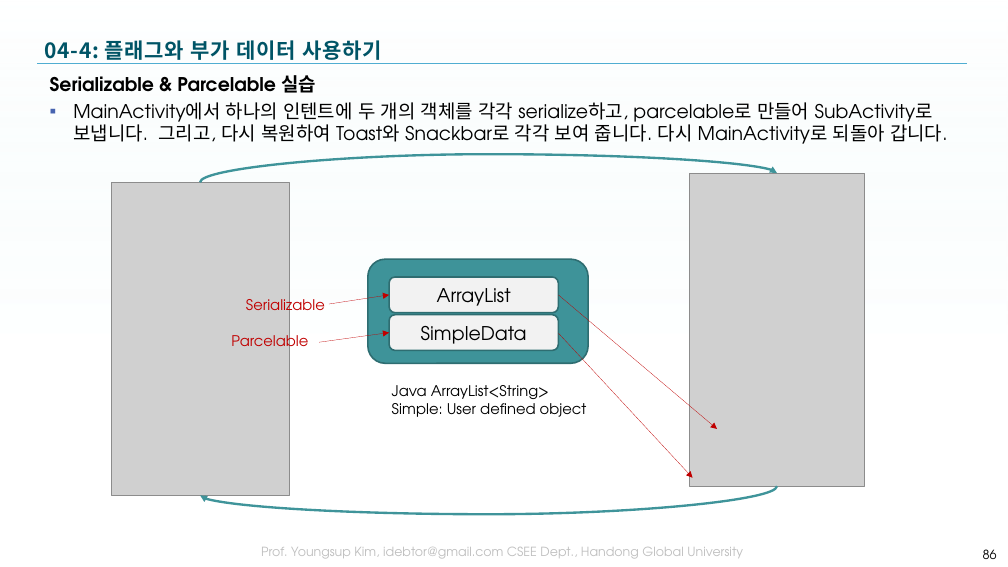
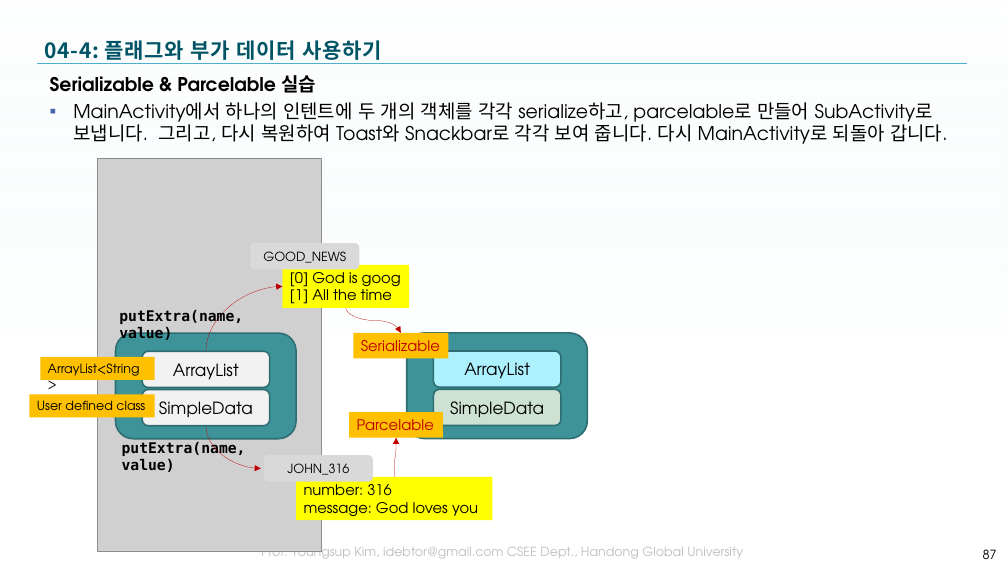
Before and after one commit to tae7841/HuStarAS, a slide deck: slide 87 of ppts/04Activity.pptx (slide 86 before the commit). Drawn at 1008x567 pixels with LibreOffice and Linux fonts; fonts in the diff are those of the drawing; grey boxes stand for pictures; background and template pictures are left out. Boxes give left, top, right and bottom in pixels: in the first picture for what was removed or moved away, otherwise in the second. Text is boxed around its words. In the diff, an @@ line names an element or a change of style, - is before the commit and + after.

```diff
--- a/ppts/04Activity.pptx
+++ b/ppts/04Activity.pptx
@@ picture resized from (x1=111, y1=182, x2=289, y2=495) to (x1=98, y1=159, x2=321, y2=552) @@
@@ curved arrow removed from (200, 182) to (777, 173) @@
@@ picture removed at (x1=690, y1=173, x2=865, y2=486) @@
@@ rounded rectangle added at (x1=250, y1=243, x2=359, y2=269), fill #D9D9D9, 12 pt, text #000000 @@
+GOOD_NEWS
@@ rectangle added at (x1=283, y1=265, x2=410, y2=308), fill #FFFF00, 14 pt, text #000000 @@
+[0] God is goog
+[1] All the time
@@ curved arrow added from (206, 352) to (283, 287), #C00000 0.25 pt @@
@@ arrow removed from (329, 304) to (389, 295) @@
@@ arrow removed from (559, 295) to (717, 429) @@
@@ text added at (x1=119, y1=309, x2=243, y2=340), 14 pt, text #000000, bold @@
+putExtra(name, value)
@@ curved arrow added from (346, 308) to (401, 333), #C00000 0.25 pt @@
@@ fill none to #FFC000 in 3 elements at (x1=353, y1=333, x2=448, y2=358), (x1=349, y1=412, x2=443, y2=438), (x1=40, y1=357, x2=154, y2=380) @@
@@ rectangle "ArrayList<String>" resized from (x1=392, y1=385, x2=587, y2=417) to (x1=40, y1=357, x2=154, y2=380) @@
@@ rounded rectangle resized from (x1=368, y1=259, x2=588, y2=364) to (x1=116, y1=333, x2=296, y2=439) @@
@@ rounded rectangle "ArrayList" resized from (x1=389, y1=277, x2=559, y2=312) to (x1=142, y1=352, x2=270, y2=388) @@
@@ rounded rectangle "ArrayList" at (x1=142, y1=352, x2=270, y2=388): size 18 to 16 pt @@
@@ arrow removed from (319, 343) to (389, 333) @@
@@ rectangle "Serializable" resized from (x1=246, y1=295, x2=325, y2=318) to (x1=353, y1=333, x2=448, y2=358) @@
@@ rounded rectangle added at (x1=407, y1=333, x2=588, y2=439), fill #3F949A, outline #2F6D72 1.5 pt @@
@@ rounded rectangle added at (x1=433, y1=351, x2=561, y2=387), fill #ADF1FF, outline #2F6D72 1.5 pt, 16 pt, text #000000 @@
+ArrayList
@@ arrow removed from (559, 333) to (693, 478) @@
@@ text in rectangle at (x1=48, y1=363, x2=140, y2=376): text changed; size 14 to 12 pt @@
-Java ArrayList<String>
-Simple: User defined object
+ArrayList<String>
@@ rounded rectangle "SimpleData" at (x1=142, y1=389, x2=270, y2=426): size 18 to 16 pt @@
@@ rounded rectangle "SimpleData" resized from (x1=389, y1=315, x2=559, y2=350) to (x1=142, y1=389, x2=270, y2=426) @@
@@ rounded rectangle added at (x1=433, y1=389, x2=561, y2=426), fill #CEE2D3, outline #2F6D72 1.5 pt, 16 pt, text #000000 @@
+SimpleData
@@ rectangle added at (x1=29, y1=395, x2=155, y2=417), fill #FFC000, 12 pt, text #000000 @@
+User defined class
@@ rectangle "Parcelable" resized from (x1=231, y1=331, x2=308, y2=354) to (x1=349, y1=412, x2=443, y2=438) @@
@@ text added at (x1=122, y1=441, x2=246, y2=472), 14 pt, text #000000, bold @@
+putExtra(name, value)
@@ curved arrow added from (206, 426) to (261, 469), #C00000 0.25 pt @@
@@ curved arrow added from (394, 477) to (396, 438), #C00000 0.25 pt @@
@@ rounded rectangle added at (x1=264, y1=455, x2=373, y2=482), fill #D9D9D9, 12 pt, text #000000 @@
+JOHN_316
@@ rectangle added at (x1=296, y1=477, x2=493, y2=520), fill #FFFF00, 14 pt, text #000000 @@
+number: 316
+message: God loves you
@@ curved arrow removed from (777, 486) to (200, 495) @@
@@ page number at (x1=983, y1=549, x2=997, y2=559): text changed @@
-86
+87
```
Also in this commit, not shown: 3 slides added.
